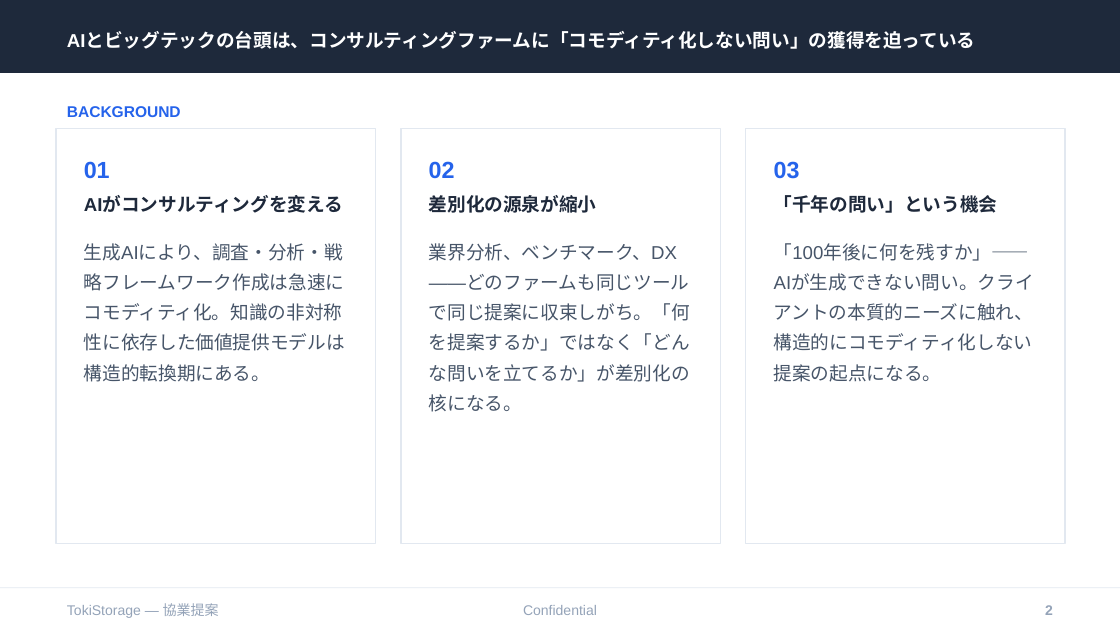
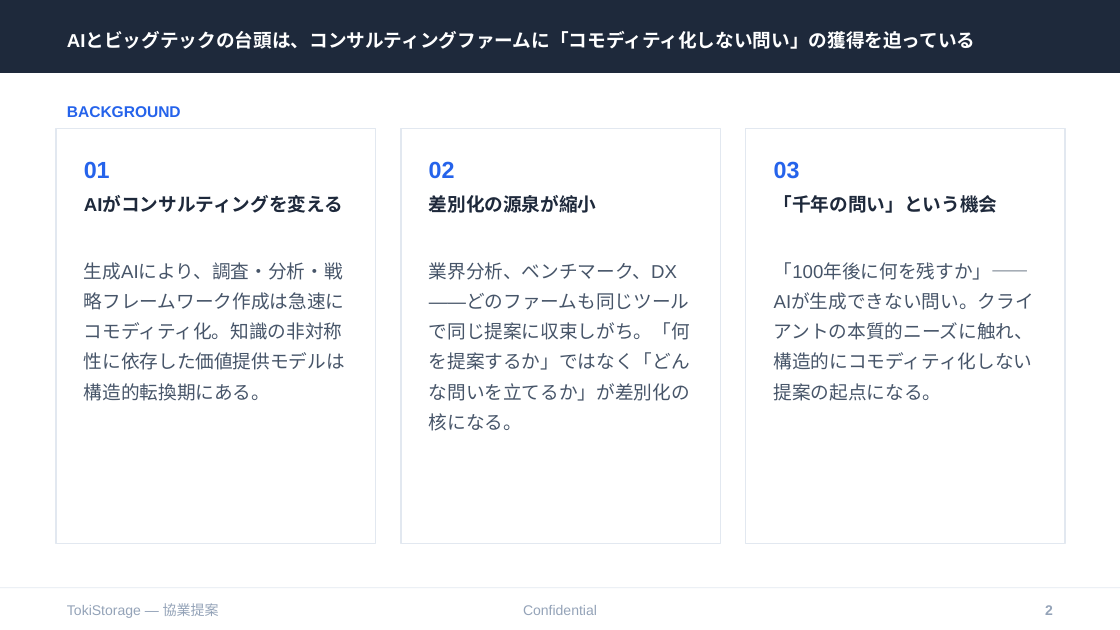
Before and after one commit to timeless-residents/pearlmemorial, a slide deck: slide 2 of toki/tokistorage-partnership-deck.pptx. Drawn at 1120x630 pixels with LibreOffice and Linux fonts; fonts in the diff are those of the drawing. Boxes give left, top, right and bottom in pixels: in the first picture for what was removed or moved away, otherwise in the second. Text is boxed around its words. In the diff, an @@ line names an element or a change of style, - is before the commit and + after.

```diff
--- a/toki/tokistorage-partnership-deck.pptx
+++ b/toki/tokistorage-partnership-deck.pptx
@@ text "生成AIにより、調査・分析・戦略フレームワーク作成は急速にコモディティ化。知識の非対称性に依存した価値提供モデルは構造的 ..." moved from (x1=84, y1=243, x2=345, y2=382) to (x1=84, y1=262, x2=345, y2=401) @@
@@ text "業界分析、ベンチマーク、DX——どのファームも同じツールで同じ提案に収束しがち。「何を提案するか」ではなく「どんな問いを ..." moved from (x1=429, y1=243, x2=690, y2=412) to (x1=429, y1=262, x2=690, y2=431) @@
@@ text "「100年後に何を残すか」——AIが生成できない問い。クライアントの本質的ニーズに触れ、構造的にコモディティ化しない提案 ..." moved from (x1=774, y1=243, x2=1034, y2=382) to (x1=774, y1=262, x2=1034, y2=401) @@
```
Also in this commit, not shown: 2 other slides changed, 4 other files.
